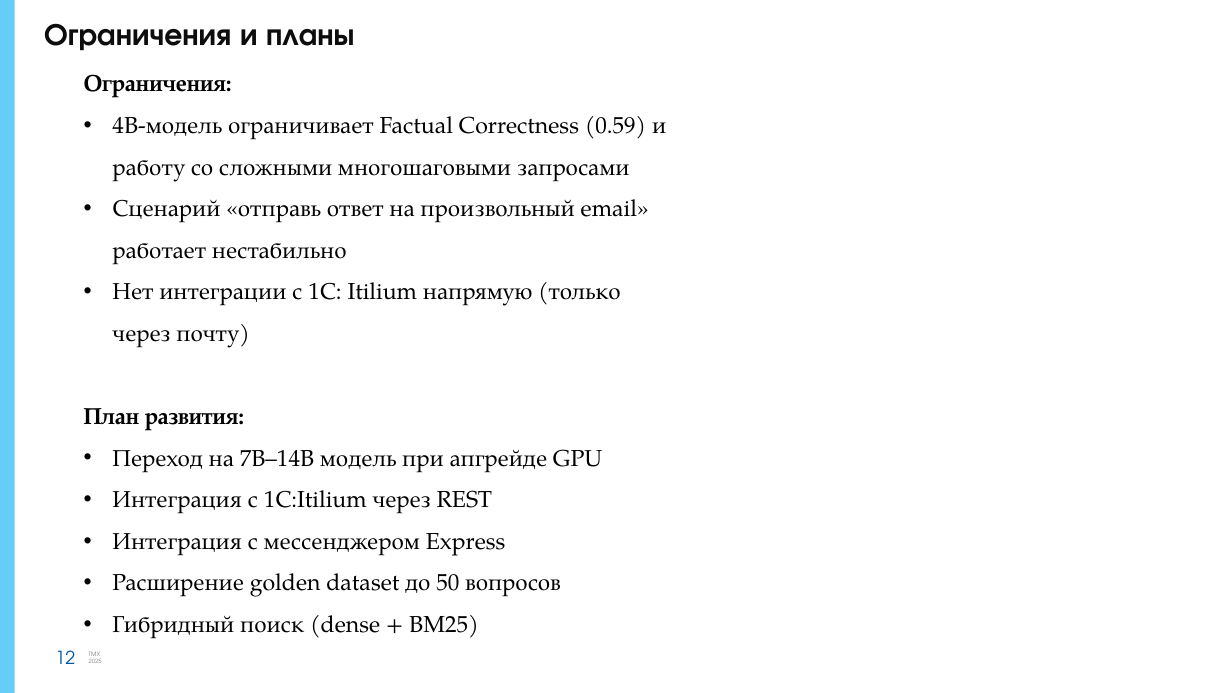
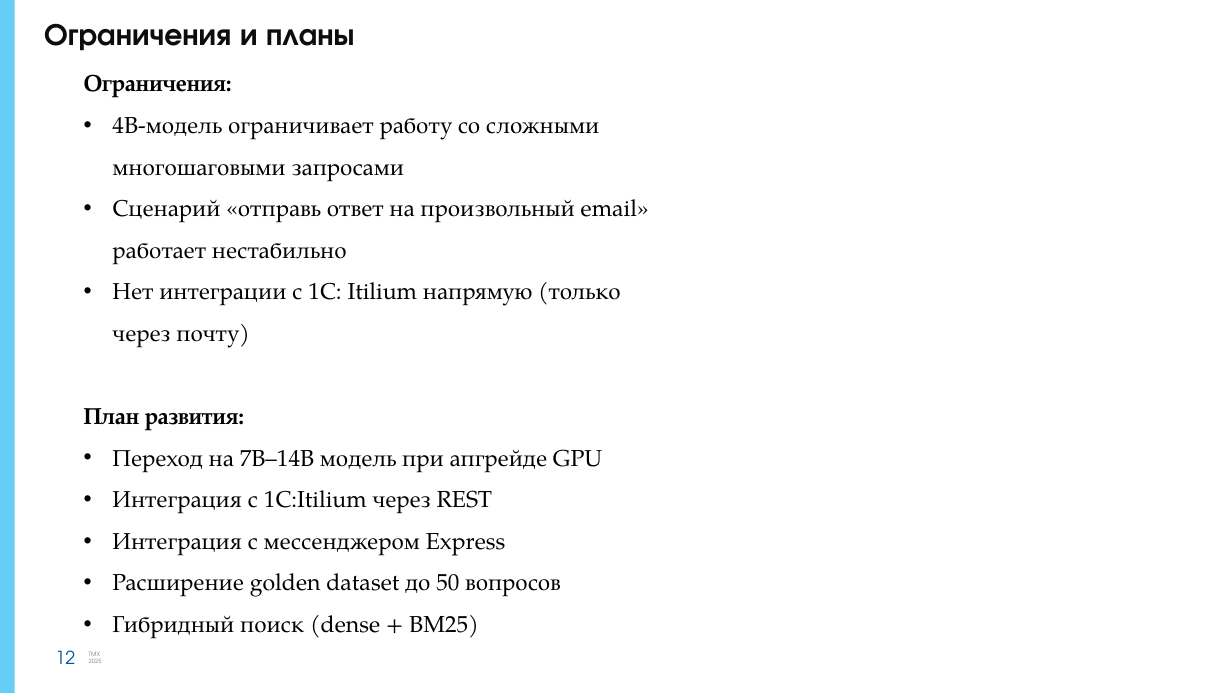
Before and after one commit to ssdanilenko-glitch/II_assistant_final, a slide deck: slide 12 of docs/presentation.pptx. Drawn at 1232x693 pixels with LibreOffice and Linux fonts; fonts in the diff are those of the drawing; background and template pictures are left out. Boxes give left, top, right and bottom in pixels: in the first picture for what was removed or moved away, otherwise in the second. Text is boxed around its words. In the diff, an @@ line names an element or a change of style, - is before the commit and + after.

```diff
--- a/docs/presentation.pptx
+++ b/docs/presentation.pptx
@@ text at (112,117,599,180): text changed @@
-• 4B-модель ограничивает Factual Correctness (0.59) и работу со сложными многошаговыми запросами
+• 4B-модель ограничивает работу со сложными многошаговыми запросами
```
Also in this commit, not shown: 9 other slides changed, 1 slide added, 1 slide removed, 37 other files.
